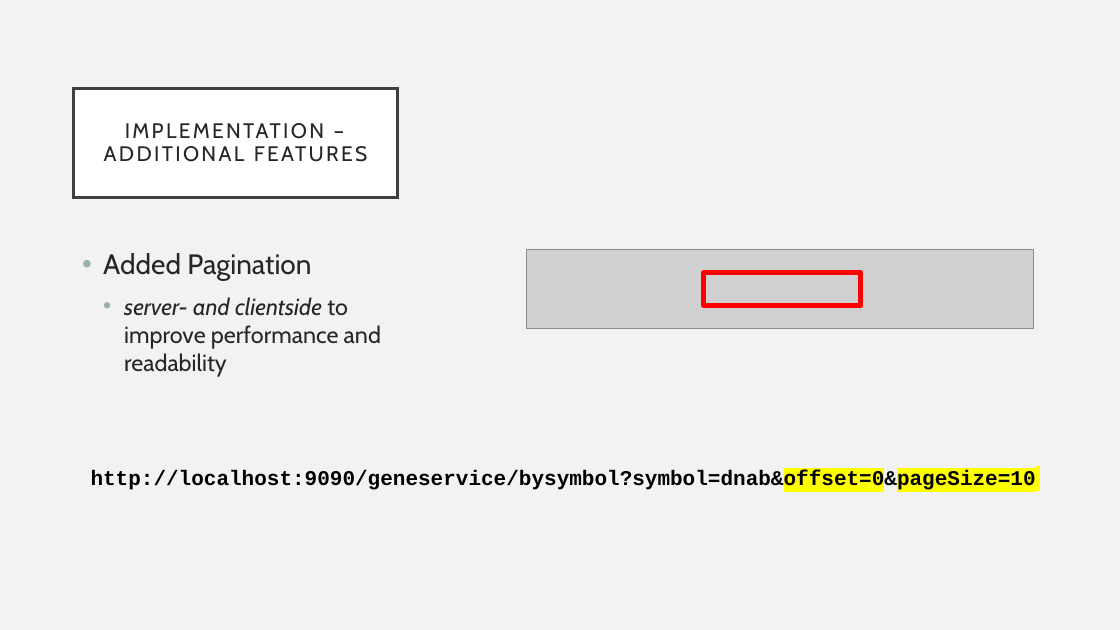
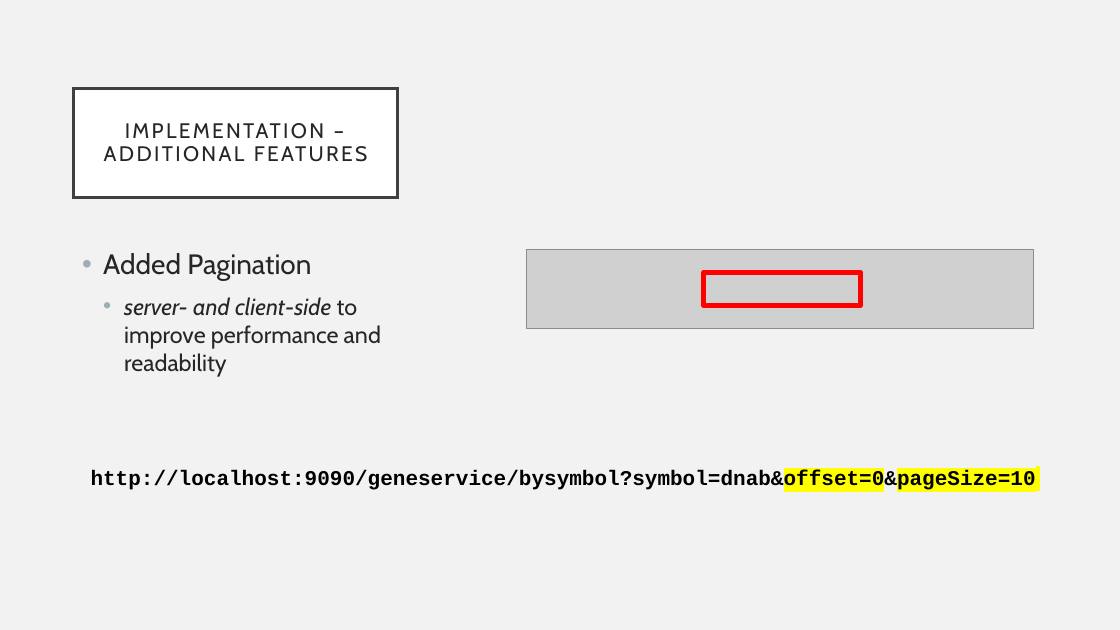
Before and after one commit to G43beli/GENEius, a slide deck: slide 8 of docs/Presentation.pptx. Drawn at 1120x630 pixels with LibreOffice and Linux fonts; fonts in the diff are those of the drawing; grey boxes stand for pictures. Boxes give left, top, right and bottom in pixels: in the first picture for what was removed or moved away, otherwise in the second. Text is boxed around its words. In the diff, an @@ line names an element or a change of style, - is before the commit and + after.

Commit message:
refactoring

```diff
--- a/docs/Presentation.pptx
+++ b/docs/Presentation.pptx
@@ text at [124, 297, 381, 377]: text changed @@
-  • server- and clientside to improve performance and readability
+  • server- and client-side to improve performance and readability
```
